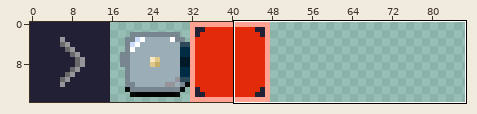
File history of a pixel-art file, sprites/tilesets/icons.aseprite. The picture above shows the old version from afar; the outline marks the close-up.
Close-up. The starting point:
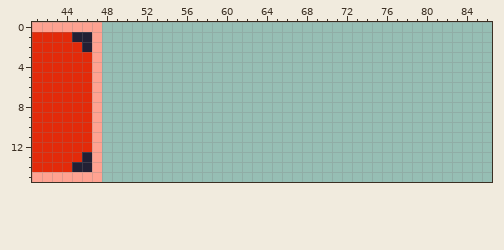
160x16 pixels, 1 frame. Colours within 5 levels of each other are drawn and written as one. Shown: x 41..86, y 0..15. The wide view leaves out empty margins.
Once edited:
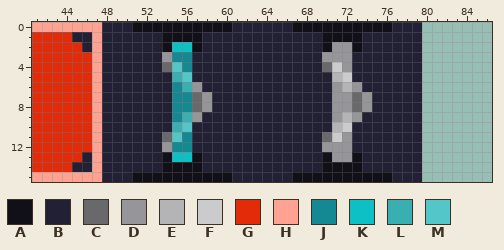
Palette (. is transparent): A #111018  B #222034  C #69696c  D #969599  E #b4b4b6  F #cbcacc  G #e32a09  H #ffa291  J #148893  K #0dc0c5  L #3aafb1  M #52c6c9
Author's note on the commit: icons added and value text adjustments
The exact change:
y 0: x 48..79 ................................ -> BBBAAAAAAAAAABBBBBBAAAAAAAAAABBB
y 1: x 48..79 ................................ -> BBBBBBAAAABBBBBBBBBBBBAAAABBBBBB
y 2: x 48..79 ................................ -> BBBBBBAKKABBBBBBBBBBBBADDABBBBBB
y 3: x 48..79 ................................ -> BBBBBBDJJBBBBBBBBBBBBBDDDBBBBBBB
y 4: x 48..79 ................................ -> BBBBBBCMJBBBBBBBBBBBBBCFDBBBBBBB
y 5: x 48..79 ................................ -> BBBBBBBLMBBBBBBBBBBBBBBEFBBBBBBB
y 6: x 48..79 ................................ -> BBBBBBBJLDBBBBBBBBBBBBBDEDBBBBBB
y 7..8: x 48..79 ................................ -> BBBBBBBJJCDBBBBBBBBBBBBDDCDBBBBB
y 9: x 48..79 ................................ -> BBBBBBBJLDBBBBBBBBBBBBBDEDBBBBBB
y 10: x 48..79 ................................ -> BBBBBBBLMBBBBBBBBBBBBBBEFBBBBBBB
y 11: x 48..79 ................................ -> BBBBBBCMJBBBBBBBBBBBBBCFDBBBBBBB
y 12: x 48..79 ................................ -> BBBBBBDJJBBBBBBBBBBBBBDDDBBBBBBB
y 13: x 48..79 ................................ -> BBBBBBAKKABBBBBBBBBBBBADDABBBBBB
y 14: x 48..79 ................................ -> BBBBBBAAAABBBBBBBBBBBBAAAABBBBBB
y 15: x 48..79 ................................ -> BBBAAAAAAAAAABBBBBBAAAAAAAAAABBB
Pixel boxes of the changes (left, top, right, bottom) in both close-ups:
added: (102, 22, 422, 182)
